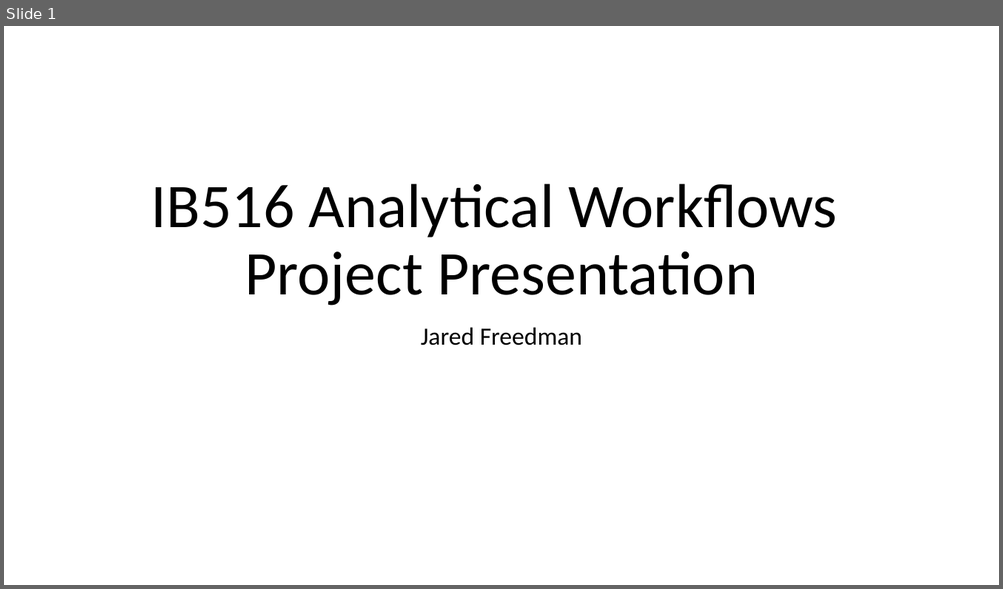
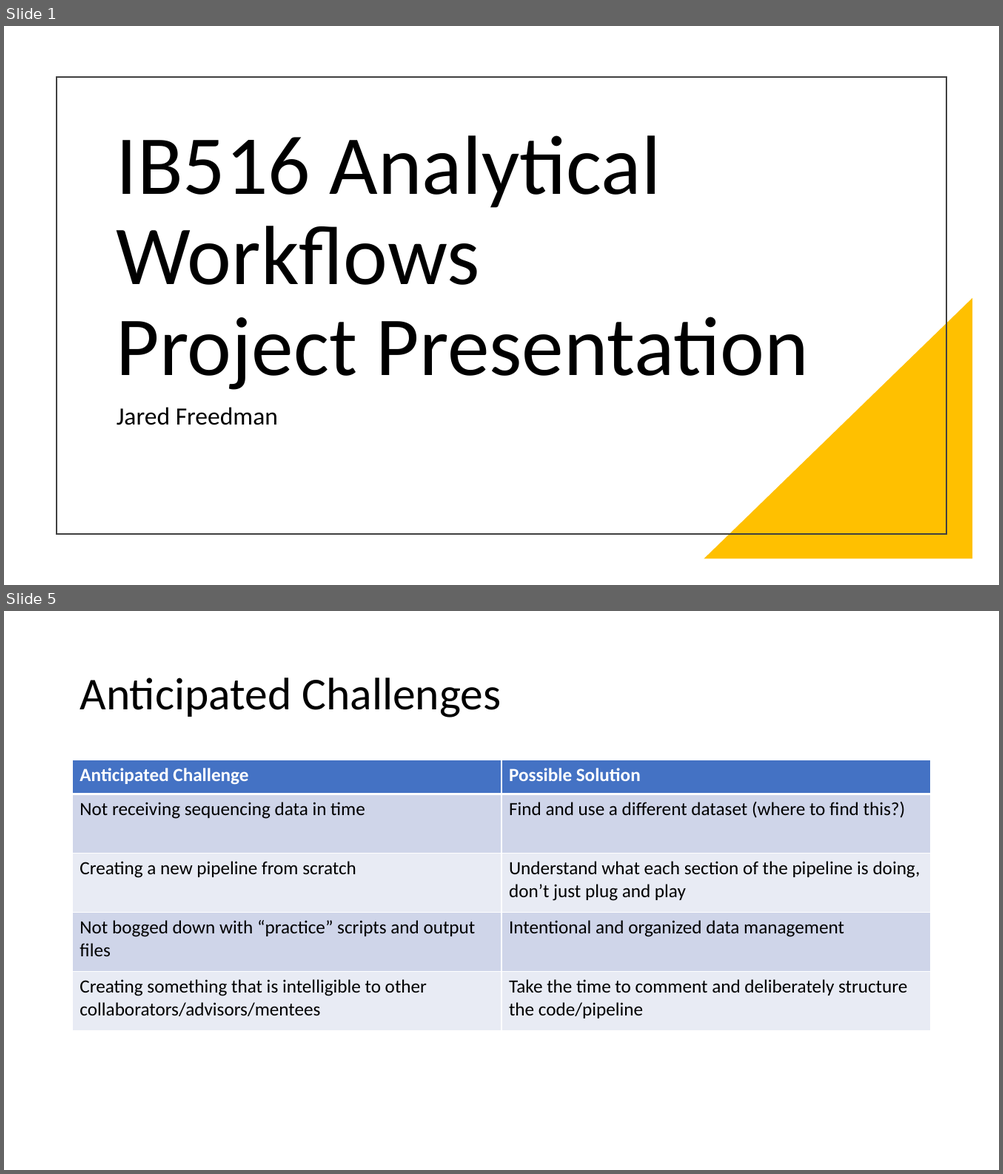
Before and after one commit to jaredfreedman/edna_metabarcoding, a slide deck: IB516 Analytical Workflows/Project Proposal Slides.pptx. Shown one above the other, each under a label of ours: slide 1 before the commit, slides 1 and 5 after it; the slides between them are not shown. The pictures are 1003x589 and 1003x1174 pixels, drawn with LibreOffice and Linux fonts; fonts in the diff are those of the drawing. Boxes give left, top, right and bottom in pixels: in the first picture for what was removed or moved away, otherwise in the second. Text is boxed around its words. In the diff, an @@ line names an element or a change of style, - is before the commit and + after.

```diff
--- a/IB516 Analytical Workflows/Project Proposal Slides.pptx
+++ b/IB516 Analytical Workflows/Project Proposal Slides.pptx
@@ slide 5 added at box(4, 611, 999, 1170), background #FFFFFF @@
@@ title added at box(79, 678, 501, 718), 44 pt, text #000000 @@
+Anticipated Challenges
@@ table added at box(73, 760, 930, 1032), 5 rows, 2 columns @@
+Anticipated Challenge | Possible Solution
+Not receiving sequencing data in time | Find and use a different dataset (where to find this?)
+Creating a new pipeline from scratch | Understand what each section of the pipeline is doing, don’t just plug and play
+Not bogged down with “practice” scripts and output files | Intentional and organized data management
+Creating something that is intelligible to other collaborators/advisors/mentees | Take the time to comment and deliberately structure the code/pipeline
@@ slide 1 changed as well @@
@@ rectangle added at box(57, 77, 946, 534), outline #404040 1.5 pt @@
@@ title "IB516 Analytical Workflows Project Presentation": place and size @@
-title "IB516 Analytical Workflows Project Presentation" at box(151, 184, 836, 306)
+title "IB516 Analytical Workflows Project Presentation" at box(116, 136, 809, 390)
@@ title "IB516 Analytical Workflows Project Presentation" at box(116, 136, 809, 390): size 60 to 81 pt; alignment centre to left @@
@@ right triangle added at box(704, 298, 973, 560), fill #FFC000 @@
@@ subtitle "Jared Freedman": place and size @@
-subtitle "Jared Freedman" at box(421, 327, 582, 346)
+subtitle "Jared Freedman" at box(116, 407, 278, 426)
@@ subtitle "Jared Freedman" at box(116, 407, 278, 426): alignment centre to left @@
```
Also in this commit, not shown: 1 other slide changed, 2 other slides added, 3 slides removed.
